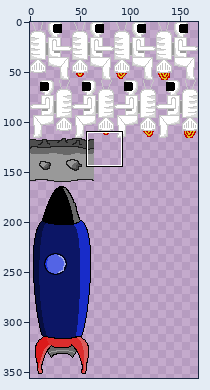
Sprite sheet, stored at GFX/spriteSheet.png. The picture above shows the old version from afar; the outline marks the close-up.
Close-up. The starting point:
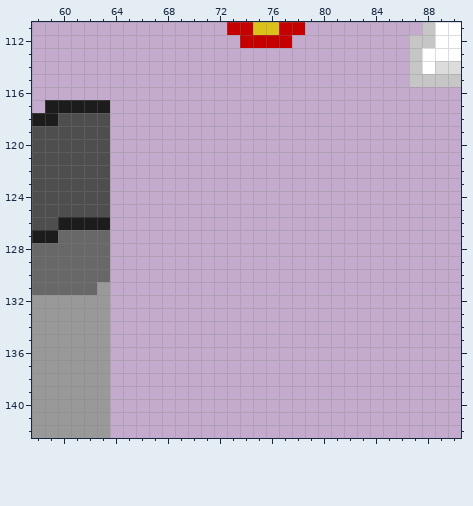
The file is 640x400 pixels. Pixels under 10% opacity are left out. Colours within 5 levels of each other are drawn and written as one. Shown: x 58..90, y 111..142. The old version is drawn lined up with the new one, on the new canvas. The wide view leaves out empty margins.
After:
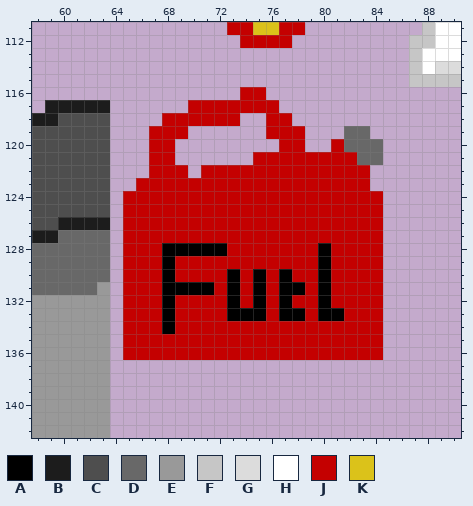
Palette (. is transparent): A #000000  B #1c1c1c  C #4e4e4e  D #686868  E #999999  F #c6c6c6  G #dcdcdc  H #ffffff  J #c40000  K #dbc21a
Commit: levels and fuel
From old to new:
{"change": "canvas 640x400 -> 168x400 (the part of the old canvas that was cut away was empty and is not shown)"}
{"y":116,"x":74,"old":"..","new":"JJ"}
{"y":117,"x":70,"old":".......","new":"JJJJJJJ"}
{"y":118,"x":68,"old":"......","new":"JJJJJJ"}
{"y":118,"x":76,"old":"..","new":"JJ"}
{"y":119,"x":67,"old":"...","new":"JJJ"}
{"y":119,"x":76,"old":"...","new":"JJJ"}
{"y":119,"x":82,"old":"..","new":"DD"}
{"y":120,"x":67,"old":"..","new":"JJ"}
{"y":120,"x":77,"old":"..","new":"JJ"}
{"y":120,"x":81,"old":"....","new":"JDDD"}
{"y":121,"x":67,"old":"..","new":"JJ"}
{"y":121,"x":75,"old":"..........","new":"JJJJJJJJDD"}
{"y":122,"x":67,"old":"...","new":"JJJ"}
{"y":122,"x":71,"old":".............","new":"JJJJJJJJJJJJJ"}
{"y":123,"x":66,"old":"..................","new":"JJJJJJJJJJJJJJJJJJ"}
{"y":124,"x":65,"old":"....................","new":"JJJJJJJJJJJJJJJJJJJJ"}
{"y":125,"x":65,"old":"....................","new":"JJJJJJJJJJJJJJJJJJJJ"}
{"y":126,"x":65,"old":"....................","new":"JJJJJJJJJJJJJJJJJJJJ"}
{"y":127,"x":65,"old":"....................","new":"JJJJJJJJJJJJJJJJJJJJ"}
{"y":128,"x":65,"old":"....................","new":"JJJAAAAAJJJJJJJAJJJJ"}
{"y":129,"x":65,"old":"....................","new":"JJJAJJJJJJJJJJJAJJJJ"}
{"y":130,"x":65,"old":"....................","new":"JJJAJJJJAJAJAJJAJJJJ"}
{"y":131,"x":65,"old":"....................","new":"JJJAAAAJAJAJAAJAJJJJ"}
{"y":132,"x":65,"old":"....................","new":"JJJAJJJJAJAJAJJAJJJJ"}
{"y":133,"x":65,"old":"....................","new":"JJJAJJJJAAAJAAJAAJJJ"}
{"y":134,"x":65,"old":"....................","new":"JJJAJJJJJJJJJJJJJJJJ"}
{"y":135,"x":65,"old":"....................","new":"JJJJJJJJJJJJJJJJJJJJ"}
{"y":136,"x":65,"old":"....................","new":"JJJJJJJJJJJJJJJJJJJJ"}
